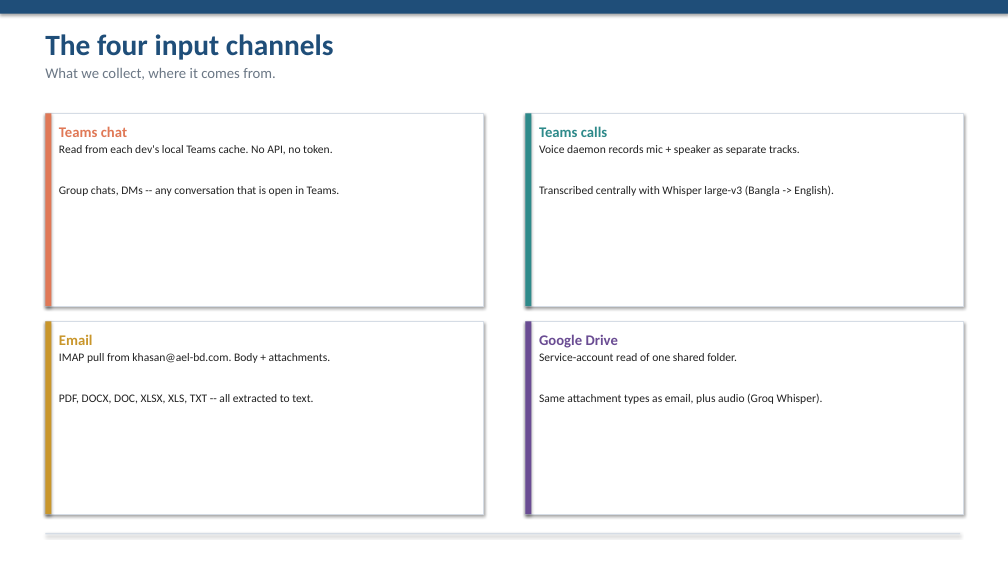
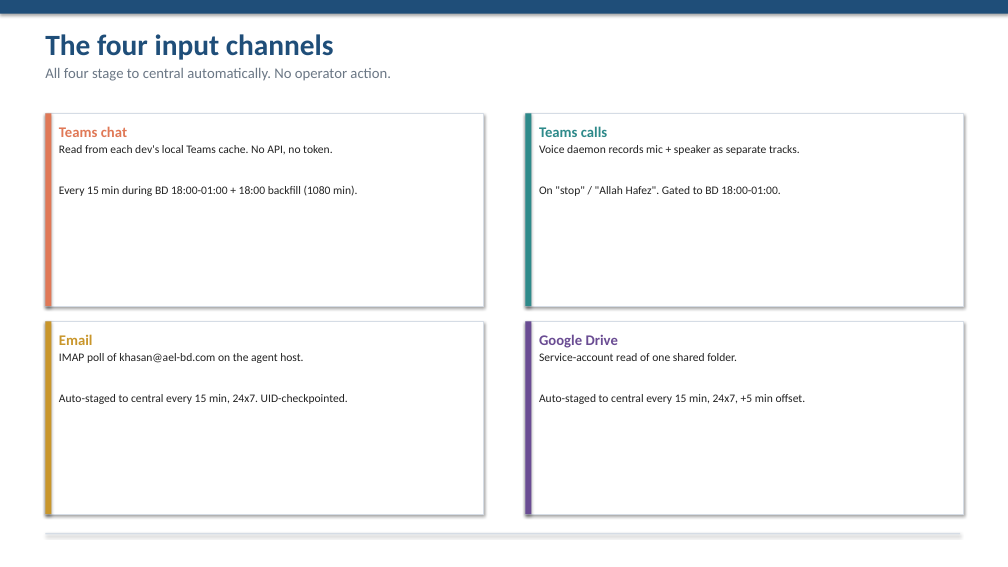
Before and after one commit to napco-labs/napco-nucleus, a slide deck: slide 4 of docs/NAPCO-Nucleus-Requirement-Management.pptx. Drawn at 1008x567 pixels with LibreOffice and Linux fonts; fonts in the diff are those of the drawing. Boxes give left, top, right and bottom in pixels: in the first picture for what was removed or moved away, otherwise in the second. Text is boxed around its words. In the diff, an @@ line names an element or a change of style, - is before the commit and + after.

```diff
--- a/docs/NAPCO-Nucleus-Requirement-Management.pptx
+++ b/docs/NAPCO-Nucleus-Requirement-Management.pptx
@@ text at <box>45,68,391,81</box>: text changed @@
-What we collect, where it comes from.
+All four stage to central automatically. No operator action.
@@ text at <box>59,186,357,196</box>: text changed @@
-Group chats, DMs -- any conversation that is open in Teams.
+Every 15 min during BD 18:00-01:00 + 18:00 backfill (1080 min).
@@ text at <box>539,186,781,196</box>: text changed @@
-Transcribed centrally with Whisper large-v3 (Bangla -> English).
+On "stop" / "Allah Hafez". Gated to BD 18:00-01:00.
@@ text at <box>59,353,348,404</box>: text changed @@
-IMAP pull from khasan@ael-bd.com. Body + attachments.
-PDF, DOCX, DOC, XLSX, XLS, TXT -- all extracted to text.
+IMAP poll of khasan@ael-bd.com on the agent host.
+Auto-staged to central every 15 min, 24x7. UID-checkpointed.
@@ text at <box>539,394,806,404</box>: text changed @@
-Same attachment types as email, plus audio (Groq Whisper).
+Auto-staged to central every 15 min, 24x7, +5 min offset.
```
Also in this commit, not shown: 2 other slides changed, 10 other files.
